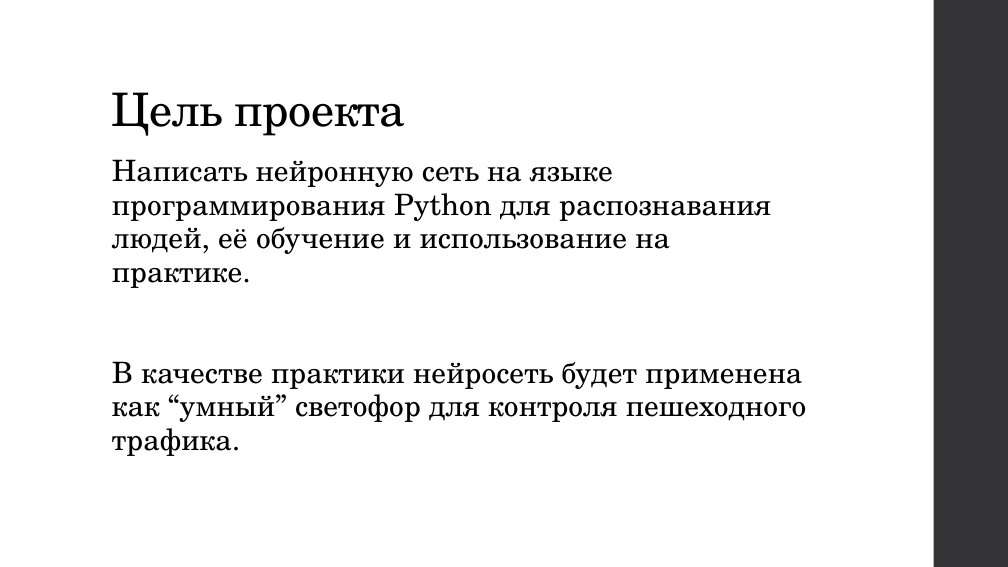
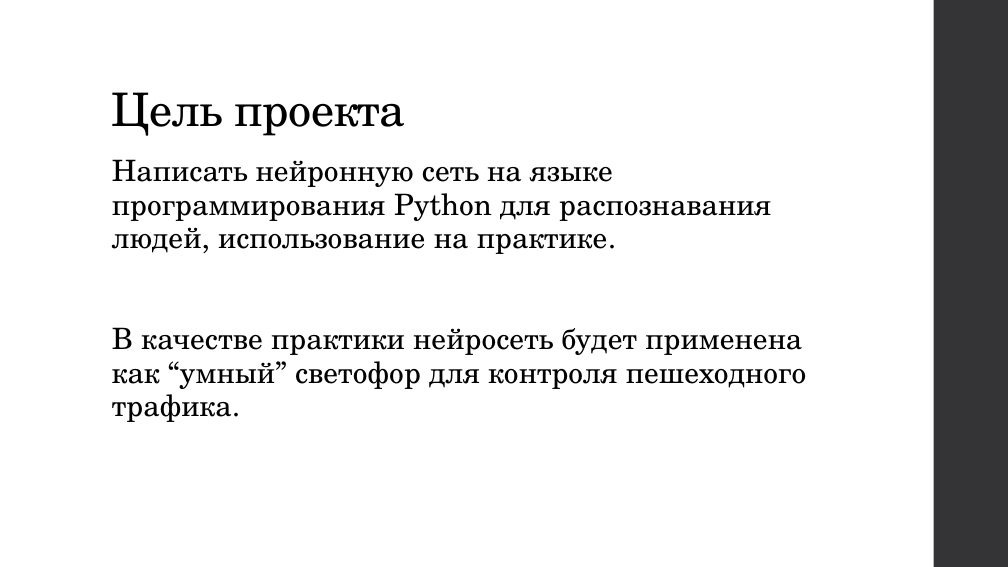
Before and after one commit to athens0/neuro-project, a slide deck: slide 3 of нейросети (1).pptx. Drawn at 1008x567 pixels with LibreOffice and Linux fonts; fonts in the diff are those of the drawing. Boxes give left, top, right and bottom in pixels: in the first picture for what was removed or moved away, otherwise in the second. Text is boxed around its words. In the diff, an @@ line names an element or a change of style, - is before the commit and + after.

```diff
--- a/нейросети (1).pptx
+++ b/нейросети (1).pptx
@@ text at bbox=[112, 159, 771, 254]: text changed @@
-Написать нейронную сеть на языке программирования Python для распознавания людей, её обучение и использование на практике.
+Написать нейронную сеть на языке программирования Python для распознавания людей, использование на практике.
```
Also in this commit, not shown: 2 other slides changed, 1 other file.
